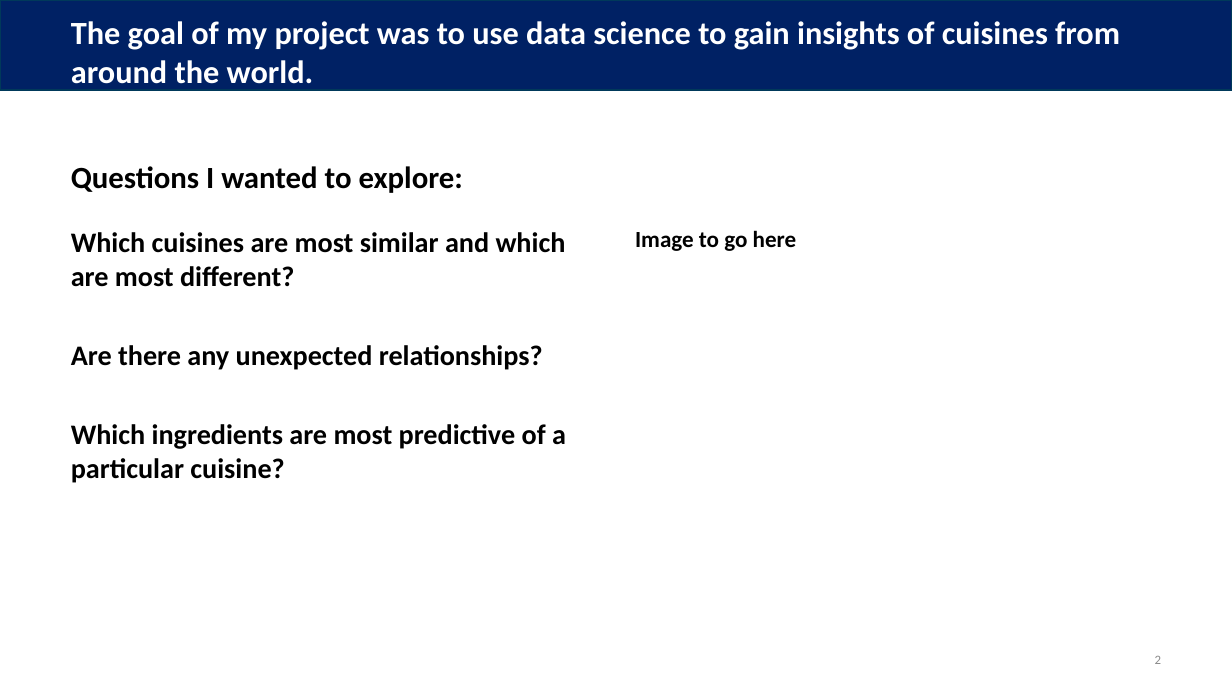
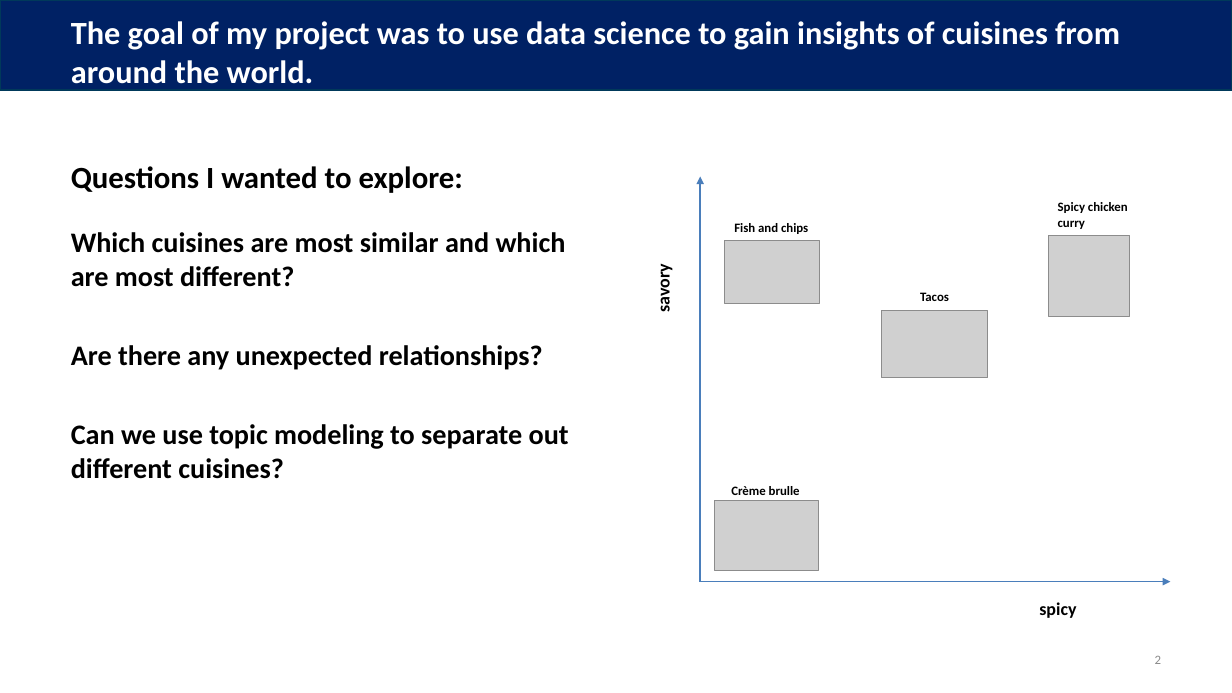
Before and after one commit to bwsturm/metis_bootcamp, a slide deck: slide 2 of Week7/fletcher/presentation/BSturm_recipes_180529.pptx. Drawn at 1232x693 pixels with LibreOffice and Linux fonts; fonts in the diff are those of the drawing; grey boxes stand for pictures. Boxes give left, top, right and bottom in pixels: in the first picture for what was removed or moved away, otherwise in the second. Text is boxed around its words. In the diff, an @@ line names an element or a change of style, - is before the commit and + after.

```diff
--- a/Week7/fletcher/presentation/BSturm_recipes_180529.pptx
+++ b/Week7/fletcher/presentation/BSturm_recipes_180529.pptx
@@ arrow added from (701, 581) to (701, 177), #4B7EBC 1.5 pt @@
@@ text added at <box>1058,202,1128,229</box>, 10 pt, text #000000, bold @@
+Spicy chicken curry
@@ text removed at <box>635,230,797,251</box> @@
-Image to go here
@@ text added at <box>734,223,808,234</box>, 10 pt, text #000000, bold @@
+Fish and chips
@@ picture added at <box>1049,235,1130,316</box> @@
@@ text added at <box>653,268,675,312</box>, 14 pt, text #000000, bold @@
+savory
@@ picture added at <box>725,240,819,303</box> @@
@@ text added at <box>920,292,949,301</box>, 10 pt, text #000000, bold @@
+Tacos
@@ picture added at <box>882,311,988,378</box> @@
@@ text at <box>71,424,569,479</box>: text changed @@
-Which ingredients are most predictive of a particular cuisine?
+Can we use topic modeling to separate out different cuisines?
@@ picture added at <box>714,501,818,570</box> @@
@@ text added at <box>731,486,800,495</box>, 10 pt, text #000000, bold @@
+Crème brulle
@@ arrow added from (701, 581) to (1171, 581), #4B7EBC 1.25 pt @@
@@ text added at <box>1039,602,1076,618</box>, 14 pt, text #000000, bold @@
+spicy
```
Also in this commit, not shown: 1 other slide changed, 35 other files.
